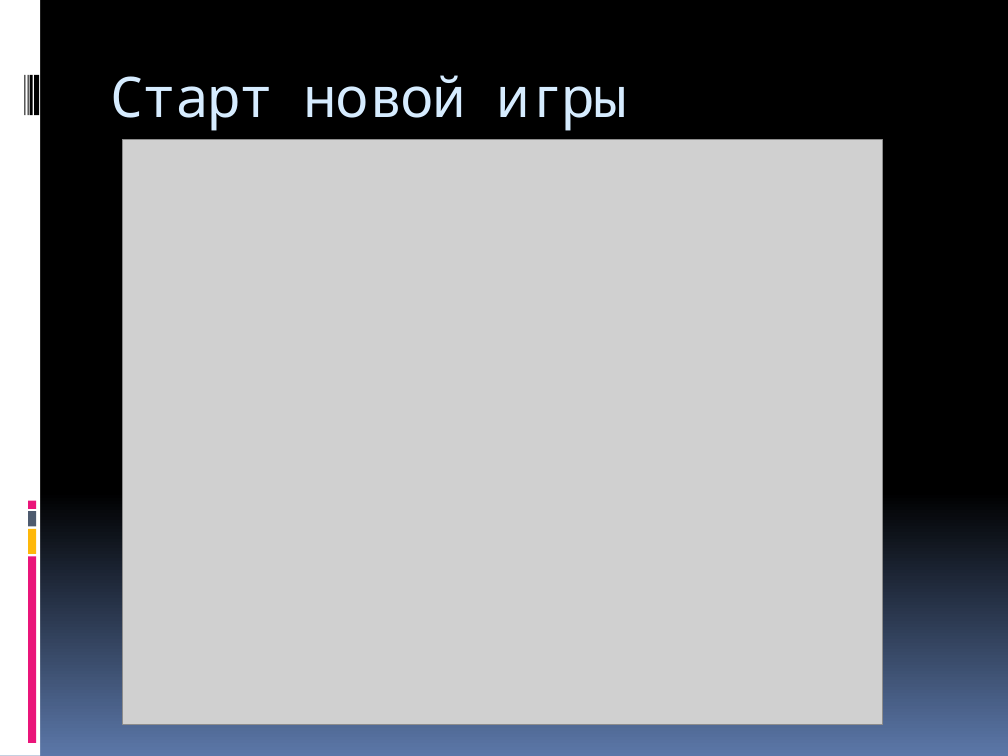
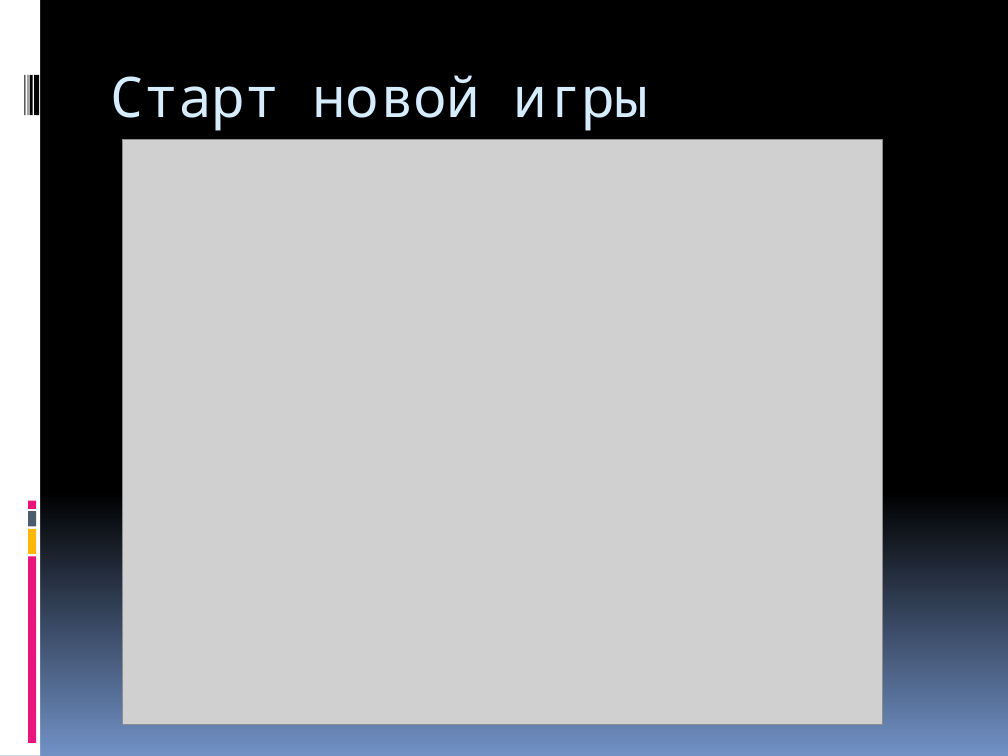
Before and after one commit to aragont/Sherlock, a slide deck: slide 4 of Игра.pptx. Drawn at 1008x756 pixels with LibreOffice and Linux fonts; fonts in the diff are those of the drawing; grey boxes stand for pictures. Boxes give left, top, right and bottom in pixels: in the first picture for what was removed or moved away, otherwise in the second. Text is boxed around its words. In the diff, an @@ line names an element or a change of style, - is before the commit and + after.

```diff
--- a/Игра.pptx
+++ b/Игра.pptx
@@ background gradient #000000 to #5B77A8 to gradient #000000 to #7191C5 @@
@@ title "Старт новой игры" at (111,75,648,131): letter spacing -1 to 0 pt @@
```
Also in this commit, not shown: 5 other slides changed.
